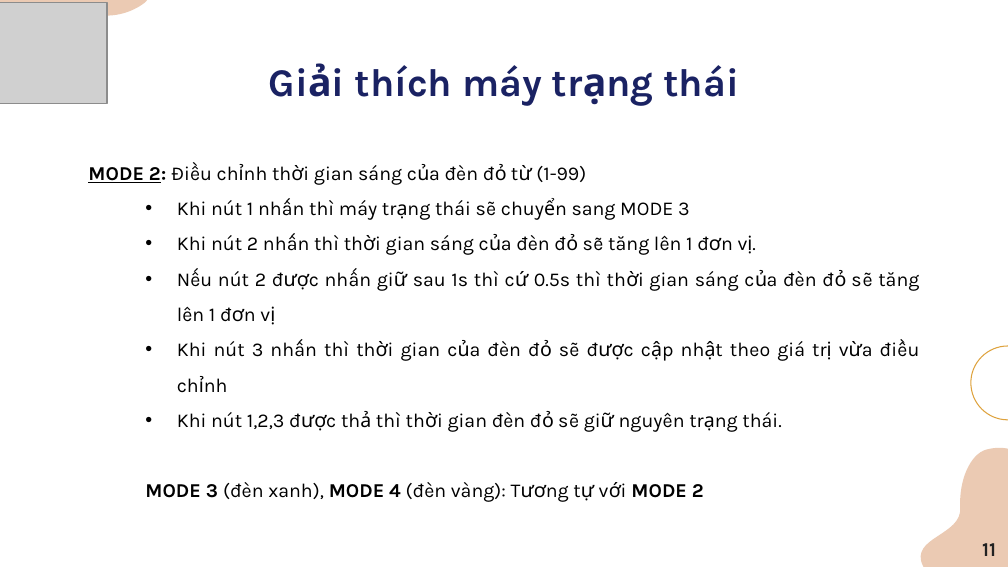
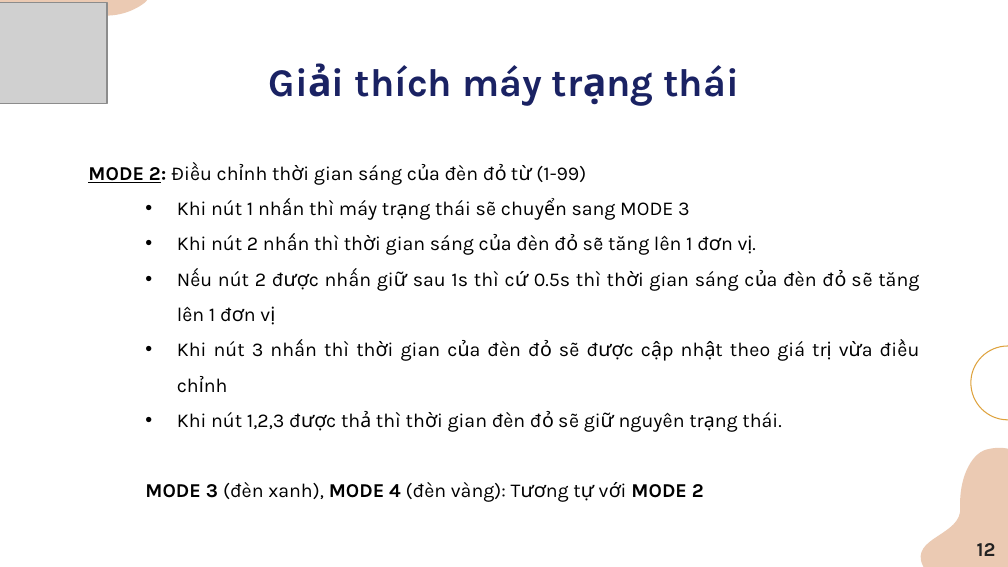
Before and after one commit to Pill50/MCU-FINAL, a slide deck: slide 12 of VXL.pptx (slide 11 before the commit). Drawn at 1008x567 pixels with LibreOffice and Linux fonts; fonts in the diff are those of the drawing; grey boxes stand for pictures. Boxes give left, top, right and bottom in pixels: in the first picture for what was removed or moved away, otherwise in the second. Text is boxed around its words. In the diff, an @@ line names an element or a change of style, - is before the commit and + after.

Commit message:
add ppt

```diff
--- a/VXL.pptx
+++ b/VXL.pptx
@@ text at <box>977,543,996,556</box>: text changed @@
-11
+12
```
Also in this commit, not shown: 8 other slides changed, 1 slide added.
